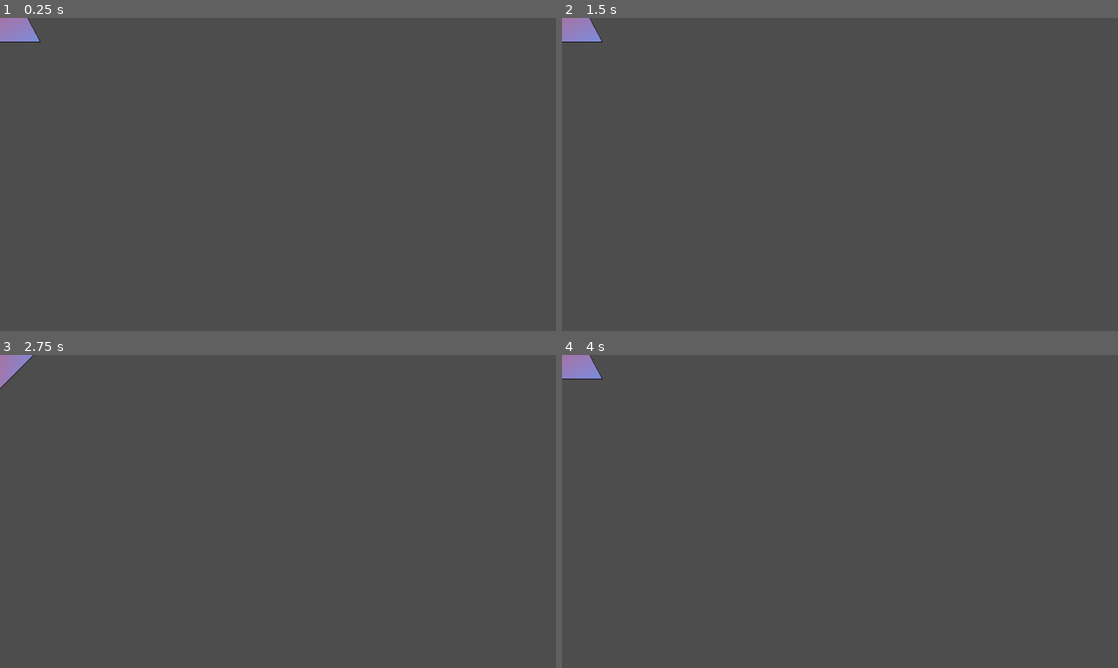
Above: before the commit, frames 1-4 (two rows, left to right).
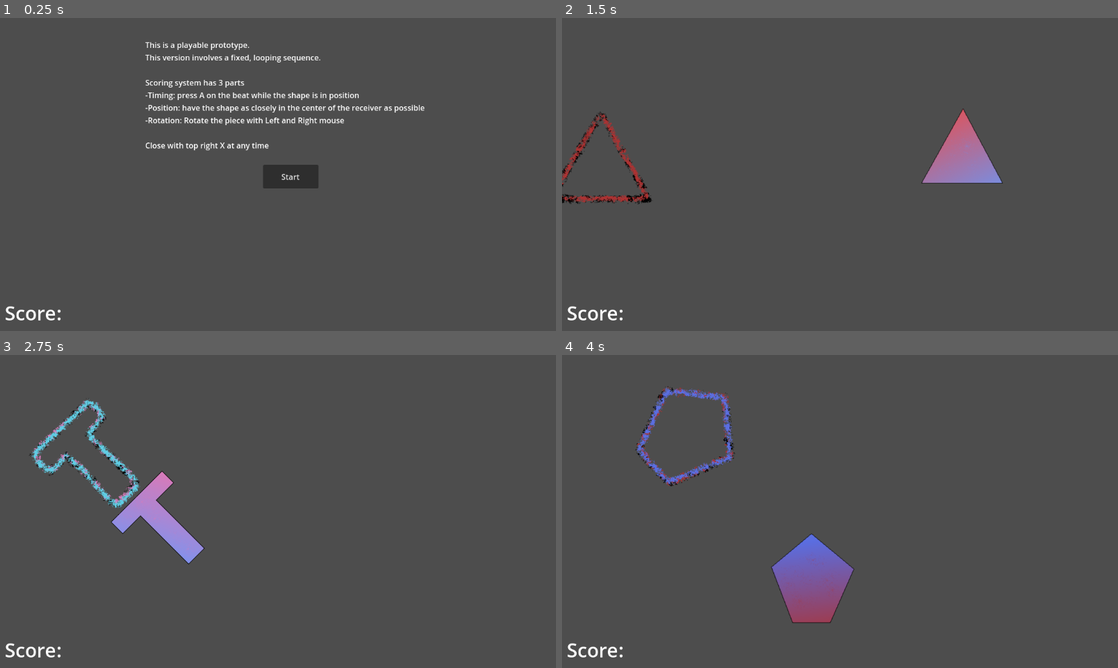
Above: after the commit, the same moments.

Repository: SucellosMusic/first-rhythm-game
Game: Godot game, scene res://Scenes/play_area.tscn
Two runs of this game, one before a commit and one after it. Both use one fixed random seed, a clock stepped at 60 frames per second and the inputs below. Before the commit the project starts from res://Scenes/Assigned Shapes/player_equal_triangle.tscn.
Inputs (mouse positions are in pixels of both pictures, inside the frame that each line leads up to):
- Up to frame 1 (0.25 s): no input
- Up to frame 2 (1.5 s): click (851, 177) at 0.5 s, where only the run after the commit has a clickable "Start"; tap Enter at 1.25 s; move the mouse to (962, 158) at 1.27 s; hold Right (ui_right) from 1.28 s (still down)
- Up to frame 3 (2.75 s): move the mouse to (166, 527) at 2.02 s; release Right (ui_right) at 2.03 s; hold Left (ui_left) from 2.03 s (still down)
- Up to frame 4 (4 s): move the mouse to (895, 442) at 2.77 s; release Left (ui_left) at 2.78 s; hold Right (ui_right) from 2.78 s (still down); move the mouse to (812, 574) at 3.52 s

The runs differ from the first frame. In frame 1, 3.4% of the frame differs, in the area x 0-77%, y 0-97%; in frame 2, 3.3%; in frame 3, 3.3%; in frame 4, 4.5%, in the area x 0-53%, y 0-97%.

Commit message:
export fix
fixed export settings for playable prototype

Diff:
--- a/project.godot
+++ b/project.godot
@@ -11,7 +11,7 @@
 [application]
 
 config/name="First Rhythm Game"
-run/main_scene="res://Scenes/Assigned Shapes/player_equal_triangle.tscn"
+run/main_scene="res://Scenes/play_area.tscn"
 config/features=PackedStringArray("4.3", "Forward Plus")
 config/icon="res://icon.svg"
 
Not shown, changed: export_presets.cfg
